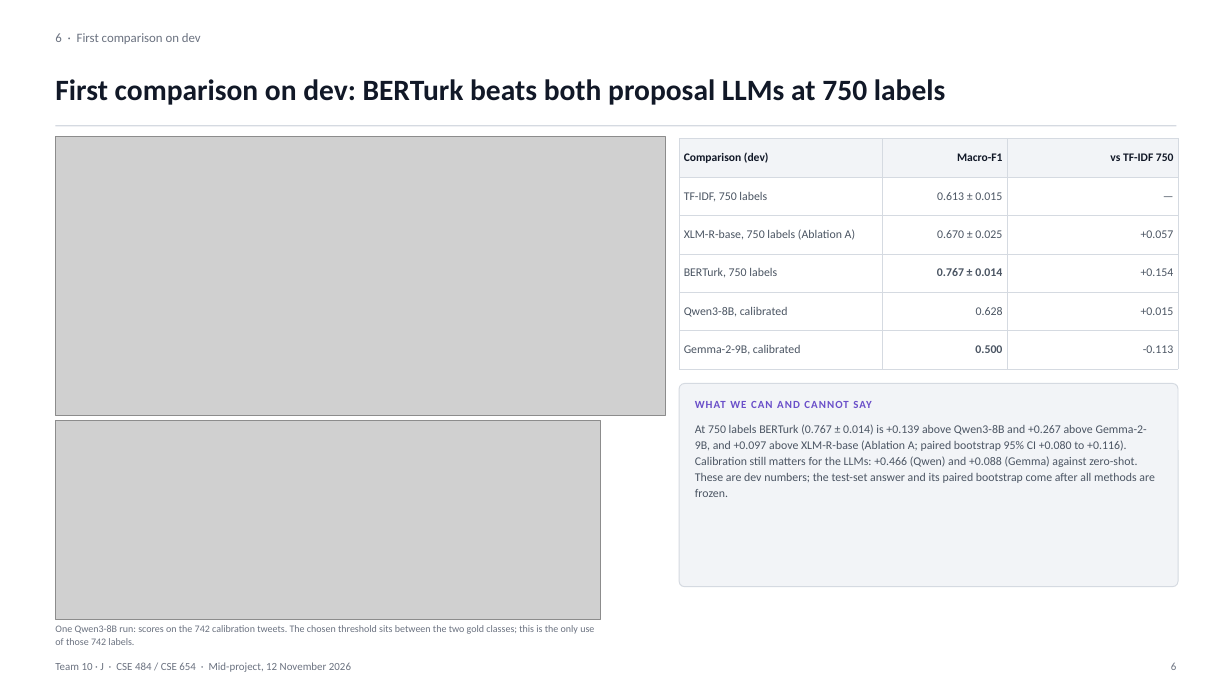
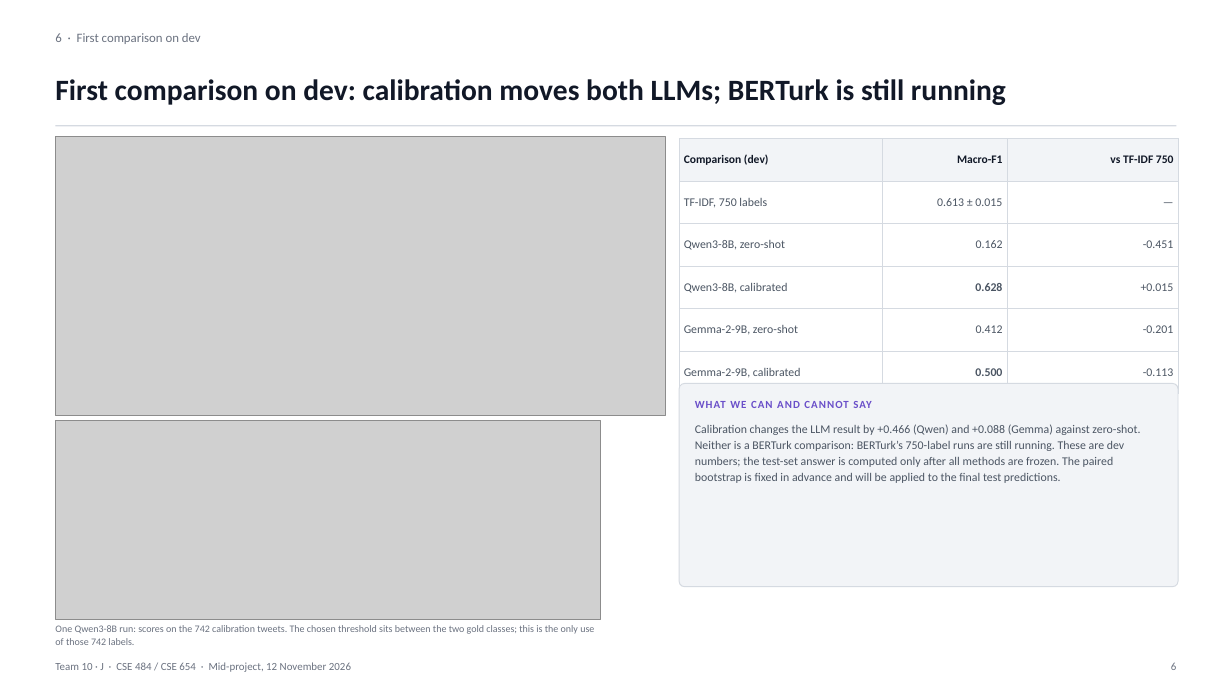
Before and after one commit to VesileHann/offenseval-tr-midproject, a slide deck: slide 6 of paper/Team10_MidProject.pptx. Drawn at 1232x693 pixels with LibreOffice and Linux fonts; fonts in the diff are those of the drawing; grey boxes stand for pictures. Boxes give left, top, right and bottom in pixels: in the first picture for what was removed or moved away, otherwise in the second. Text is boxed around its words. In the diff, an @@ line names an element or a change of style, - is before the commit and + after.

Commit message:
Revert "paper: add BERTurk results and owners to the mid-project deck"
This reverts commit d0111e65f37f4d2c0830d0dfc421bb6ef41ed2a7.

```diff
--- a/paper/Team10_MidProject.pptx
+++ b/paper/Team10_MidProject.pptx
@@ text at [55, 79, 1006, 105]: text changed @@
-First comparison on dev: BERTurk beats both proposal LLMs at 750 labels
+First comparison on dev: calibration moves both LLMs; BERTurk is still running
@@ table at [679, 139, 1178, 381] @@
-row 3: XLM-R-base, 750 labels (Ablation A) | 0.670 ± 0.025 | +0.057
-row 4: BERTurk, 750 labels | 0.767 ± 0.014 | +0.154
+row 3: Qwen3-8B, zero-shot | 0.162 | -0.451
+row 5: Gemma-2-9B, zero-shot | 0.412 | -0.201
@@ text at [695, 424, 1140, 483]: text changed @@
-At 750 labels BERTurk (0.767 ± 0.014) is +0.139 above Qwen3-8B and +0.267 above Gemma-2-9B, and +0.097 above XLM-R-base (Ablation A; paired bootstrap 95% CI +0.080 to +0.116). Calibration still matters for the LLMs: +0.466 (Qwen) and +0.088 (Gemma) against zero-shot. These are dev numbers; the test-set answer and its paired bootstrap come after all methods are frozen.
+Calibration changes the LLM result by +0.466 (Qwen) and +0.088 (Gemma) against zero-shot. Neither is a BERTurk comparison: BERTurk’s 750-label runs are still running. These are dev numbers; the test-set answer is computed only after all methods are frozen. The paired bootstrap is fixed in advance and will be applied to the final test predictions.
```
Also in this commit, not shown: 9 other slides changed, 2 other files.
